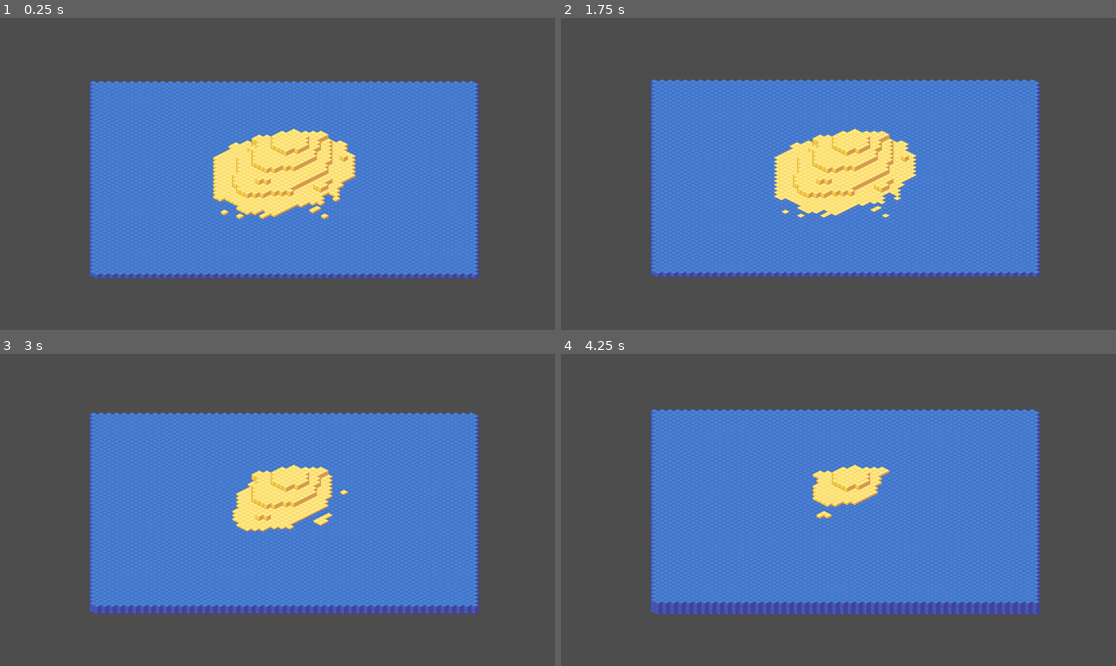
Above: before the commit, frames 1-4 (two rows, left to right).
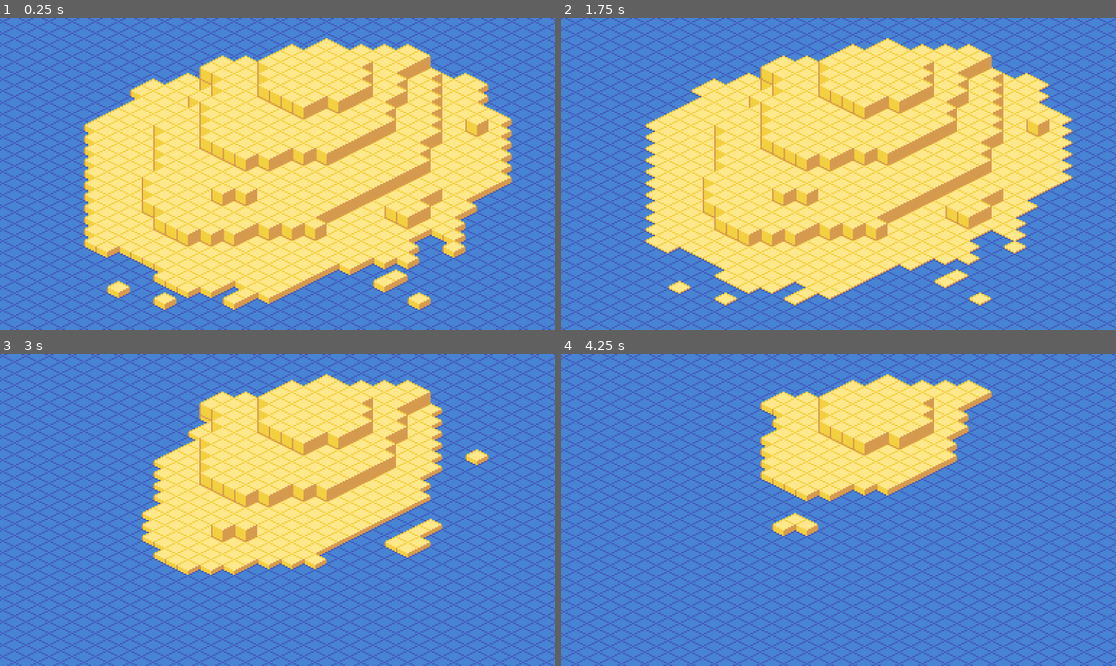
Above: after the commit, the same moments.

Repository: paul-maxime/rocket-of-sand
Game: Godot game, scene res://scenes/Island.tscn
The game is run twice, just before and just after one commit, with the same random seed, the same clock (stepped at 60 frames per second) and the same inputs.
Inputs:
- Up to frame 1 (0.25 s): no input
- Up to frame 2 (1.75 s): tap Enter at 0.5 s; tap Space at 1.25 s
- Up to frame 3 (3 s): tap Enter at 2 s
- Up to frame 4 (4.25 s): tap Space at 3.5 s

The runs differ from the first frame. In frame 1, 96% of the frame differs, in the area x 0-100%, y 0-100%; in frame 2, 95%; in frame 3, 83%; in frame 4, 74%.

Commit message:
Zoom the camera based on the viewport size

Diff:
--- a/scenes/Island.tscn
+++ b/scenes/Island.tscn
@@ -1,7 +1,8 @@
-[gd_scene load_steps=6 format=3 uid="uid://dkgkeifm26gm7"]
+[gd_scene load_steps=7 format=3 uid="uid://dkgkeifm26gm7"]
 
 [ext_resource type="Texture2D" uid="uid://bxeq6n0odpdc6" path="res://resources/Tileset.png" id="1_n6nwv"]
 [ext_resource type="Script" path="res://scripts/Water.gd" id="2_81so0"]
+[ext_resource type="Script" path="res://scripts/Camera.gd" id="3_3o8jx"]
 [ext_resource type="Script" path="res://scripts/GameManager.gd" id="3_5rtui"]
 
 [sub_resource type="TileSetAtlasSource" id="TileSetAtlasSource_47n1r"]
@@ -74,6 +75,7 @@
 
 [node name="Camera2D" type="Camera2D" parent="."]
 offset = Vector2(-10, -10)
+script = ExtResource("3_3o8jx")
 
 [node name="GameManager" type="Node" parent="."]
 script = ExtResource("3_5rtui")
--- /dev/null
+++ b/scripts/Camera.gd
@@ -0,0 +1,16 @@
+extends Camera2D
+
+const MAP_WIDTH = 400
+const MAP_HEIGHT = 200
+
+# Called when the node enters the scene tree for the first time.
+func _ready():
+	get_tree().get_root().size_changed.connect(on_resize)
+	on_resize()
+
+func on_resize():
+	var viewport_size = get_viewport_rect().size
+	var max_width_ratio = floor(viewport_size.x / MAP_WIDTH)
+	var max_height_ratio = floor(viewport_size.y / MAP_HEIGHT)
+	var ratio = max(max_width_ratio, max_height_ratio)
+	zoom = Vector2(ratio, ratio)
